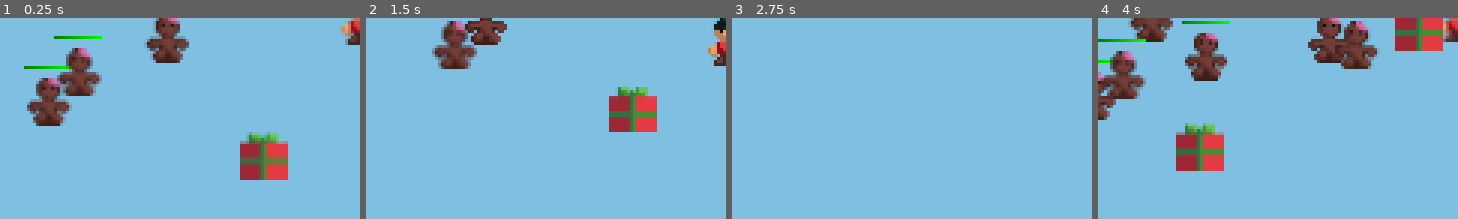
Above: before the commit, frames 1-4 (left to right).
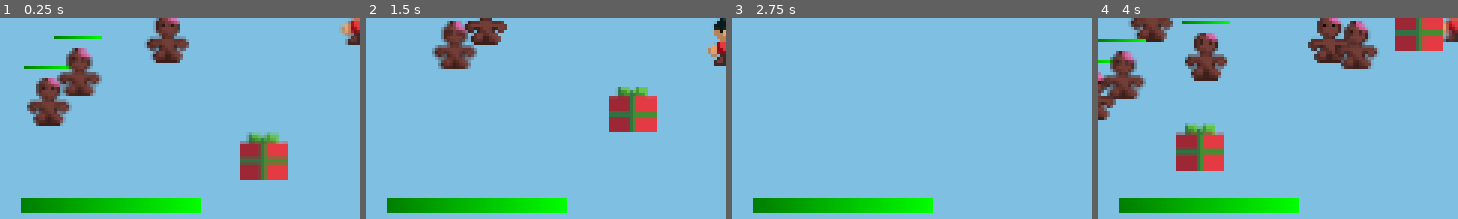
Above: after the commit, the same moments.

Repository: cznrhubarb/feliz-navidead
Game: Godot game, scene res://scn/TestScene.tscn
The game is run twice, just before and just after one commit, with the same random seed, the same clock (stepped at 60 frames per second) and the same inputs.
Inputs (mouse positions are % of the whole screen's width and height, from its top left):
- Up to frame 1 (0.25 s): no input
- Up to frame 2 (1.5 s): move the mouse to (72, 45) at 0.52 s; press the mouse at (72, 45) at 0.53 s; hold D (move_right) 0.53-1.28 s; move the mouse to (30, 55) at 1.27 s; release the mouse at (30, 55) at 1.28 s; hold S (move_down) from 1.28 s (still down); click (30, 55) at 1.35 s
- Up to frame 3 (2.75 s): move the mouse to (60, 28) at 2.02 s; release S (move_down) at 2.03 s; press the mouse at (60, 28) at 2.03 s; hold D (move_right) from 2.03 s (still down)
- Up to frame 4 (4 s): move the mouse to (45, 71) at 2.77 s; release D (move_right) at 2.78 s; release the mouse at (45, 71) at 2.78 s; hold W (move_up) 2.78-3.53 s; click (45, 71) at 2.85 s; move the mouse to (80, 65) at 3.52 s; press the mouse at (80, 65) at 3.53 s; hold A (move_left) from 3.53 s (still down)
The pictures show only the part of the screen within x 0-50%, y 50-100%; the shares and areas given below are measured in that part.

The runs differ from the first frame. In frame 1, 3.7% of the frame differs, in the area x 5-56%, y 89-98%; in frame 2, 3.7%; in frame 3, 3.7%; in frame 4, 3.7%.

Commit message:
pushing game hud

Diff:
--- /dev/null
+++ b/UI/GameHud.tscn
@@ -0,0 +1,16 @@
+[gd_scene load_steps=3 format=2]
+
+[ext_resource path="res://UI/HP_Bar.tscn" type="PackedScene" id=1]
+
+[sub_resource type="StyleBoxFlat" id=1]
+bg_color = Color( 0, 0, 0, 1 )
+
+[node name="GameHud" type="CanvasLayer"]
+
+[node name="HP_Bar" parent="." instance=ExtResource( 1 )]
+margin_left = 7.0
+margin_top = 127.0
+margin_right = -173.0
+margin_bottom = -3.0
+rect_pivot_offset = Vector2( 30, 2.5 )
+custom_styles/panel = SubResource( 1 )
--- a/scn/TestScene.tscn
+++ b/scn/TestScene.tscn
@@ -6,16 +6,17 @@
 [ext_resource path="res://src/GingerFactory.gd" type="Script" id=4]
 [ext_resource path="res://scn/Gift.tscn" type="PackedScene" id=5]
 [ext_resource path="res://scn/GiftFactory.gd" type="Script" id=6]
+[ext_resource path="res://UI/GameHud.tscn" type="PackedScene" id=7]
 
-[sub_resource type="TileSet" id=2]
+[sub_resource type="TileSet" id=1]
 
-[sub_resource type="RectangleShape2D" id=1]
+[sub_resource type="RectangleShape2D" id=2]
 extents = Vector2( 4.47797, 5.13091 )
 
 [node name="TestScene" type="Node2D"]
 
 [node name="TileMap" type="TileMap" parent="."]
-tile_set = SubResource( 2 )
+tile_set = SubResource( 1 )
 format = 1
 
 [node name="YSort" type="YSort" parent="."]
@@ -53,3 +54,5 @@
 
 [node name="GiftFactory" type="Node" parent="YSort"]
 script = ExtResource( 6 )
+
+[node name="GameHud" parent="." instance=ExtResource( 7 )]
Not shown: 2 places in scn/TestScene.tscn that only renumber resources
